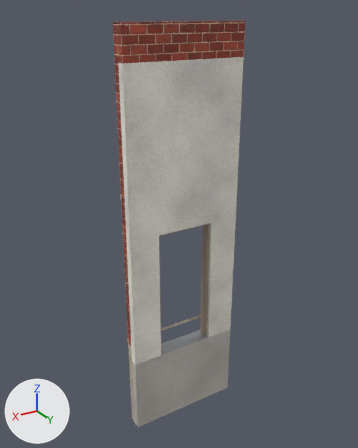
Before and after pictures for a commit that changed the glTF model kits/concha-acustica/pieces/b_door_s.glb.
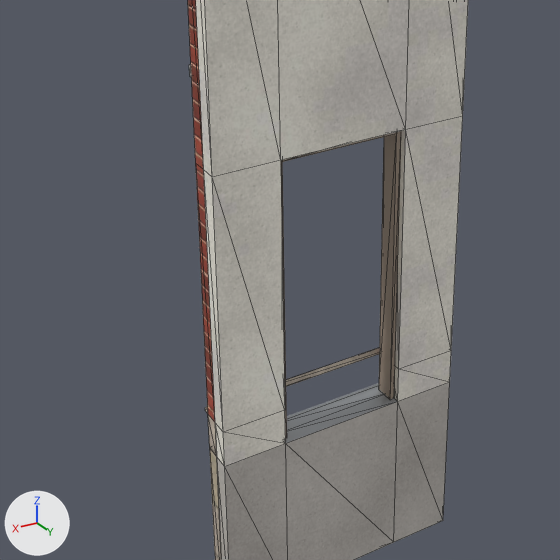
Old and new are each drawn whole from a 50 mm lens placed at (3.88, 6.49, 5.54), pointed at (-0.02, -0.01, 2.29) and again close up on the part from 11% to 77% of the width and 37% to 90% of the height. Arrows for +X, +Y and +Z are at lower left; the lights stay in place. The last two pictures show the newer version. The close-ups show mesh edges as thin lines. Vertices at exactly the same position are counted once.

The older version as bpy lines, for what is in view:
```python
me_b_door_s_brick = bpy.data.meshes.new('b_door_s_brick')
me_b_door_s_brick.from_pydata(...)  # 38 vertices, 56 faces; spans x -1.0..1.0, y 0.0..0.25, z 0.3..5.4
me_b_door_s_brick.materials.append(mat_brick)
me_b_door_s_steel = bpy.data.meshes.new('b_door_s_steel')
me_b_door_s_steel.from_pydata(...)  # 24 vertices, 44 faces; spans x -0.5..0.5, y -0.03..0.246, z -0.02..0.006
me_b_door_s_steel.materials.append(mat_steel)  # grey #afb4b8
me_b_door_s_trim = bpy.data.meshes.new('b_door_s_trim')
me_b_door_s_trim.from_pydata(...)  # 20 vertices, 36 faces; spans x -0.5..0.5, y 0.04..0.2, z 0.0..2.3
me_b_door_s_trim.materials.append(mat_trim)  # beige #a09181
ob_b_door_s_brick = bpy.data.objects.new('b_door_s_brick', me_b_door_s_brick)
ob_b_door_s_brick.location = (0.0, 0.0, 0.0)
ob_b_door_s_steel = bpy.data.objects.new('b_door_s_steel', me_b_door_s_steel)
ob_b_door_s_steel.location = (0.0, 0.0, 0.0)
ob_b_door_s_trim = bpy.data.objects.new('b_door_s_trim', me_b_door_s_trim)
ob_b_door_s_trim.location = (0.0, 0.0, 0.0)
# also in view: 'b_door_s_stone' at (0.0, 0.04, 0.56); 'b_door_s_concrete' at (0.0, 0.19, -0.7); 'b_door_s_plaster' at (0.0, 0.19, 2.45)
```
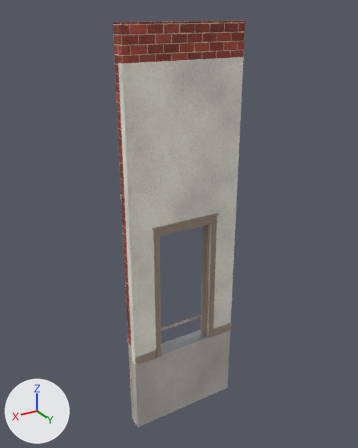
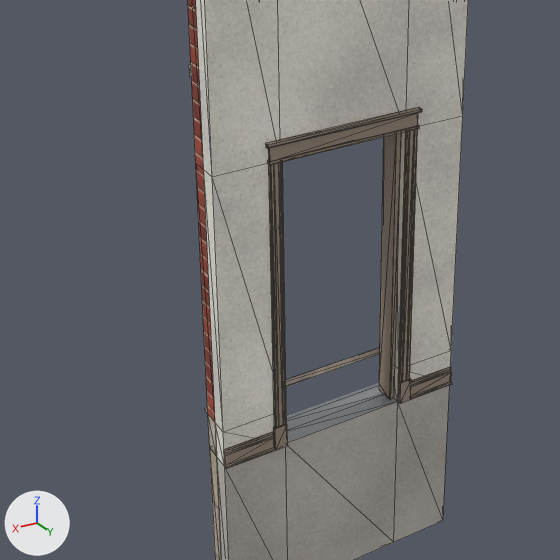
Where the change shows, as pixel boxes [x1, y1, x2, y2] in the close-ups (560 x 560 px):
'molduras', added
    after: [224, 107, 452, 469]
'b_door_s_trim', reshaped
    before: [281, 131, 401, 438]
    after: [281, 133, 401, 399]
part 1 of me_b_door_s_trim, built on
    before: [282, 131, 401, 438]
    after: [282, 133, 401, 399]

Diff of the bpy script that builds the scene:
```diff
--- a/kits/concha-acustica/pieces/b_door_s.glb.py
+++ b/kits/concha-acustica/pieces/b_door_s.glb.py
@@ me_b_door_s_trim @@
 # used by ob_b_door_s_trim; location = (0.0, 0.0, 0.0)
-me_b_door_s_trim.from_pydata(...)  # 20 vertices, 36 faces; spans x -0.5..0.5, y 0.04..0.2, z 0.0..2.3
+me_b_door_s_trim.from_pydata(...)  # 40 vertices, 76 faces; spans x -0.5..0.5, y 0.04..0.2, z 0.0..2.3
+# me_b_door_s_trim part 1
+# 23 faces are deleted
+# 20 vertices are added at x -0.46..0.46, y 0.04..0.2, z 0.0..2.26
+# 63 new faces join them
 me_b_door_s_trim.materials.append(mat_trim)
@@ me_molduras @@
+me_molduras.from_pydata(...)  # 122 vertices, 216 faces; spans x -1.0..1.0, y 0.25..0.29, z 0.0..2.45
+me_molduras.materials.append(mat_trim)  # beige #a09181
@@ ob_molduras @@
+ob_molduras = bpy.data.objects.new('molduras', me_molduras)
+ob_molduras.location = (0.0, 0.0, 0.0)
```
